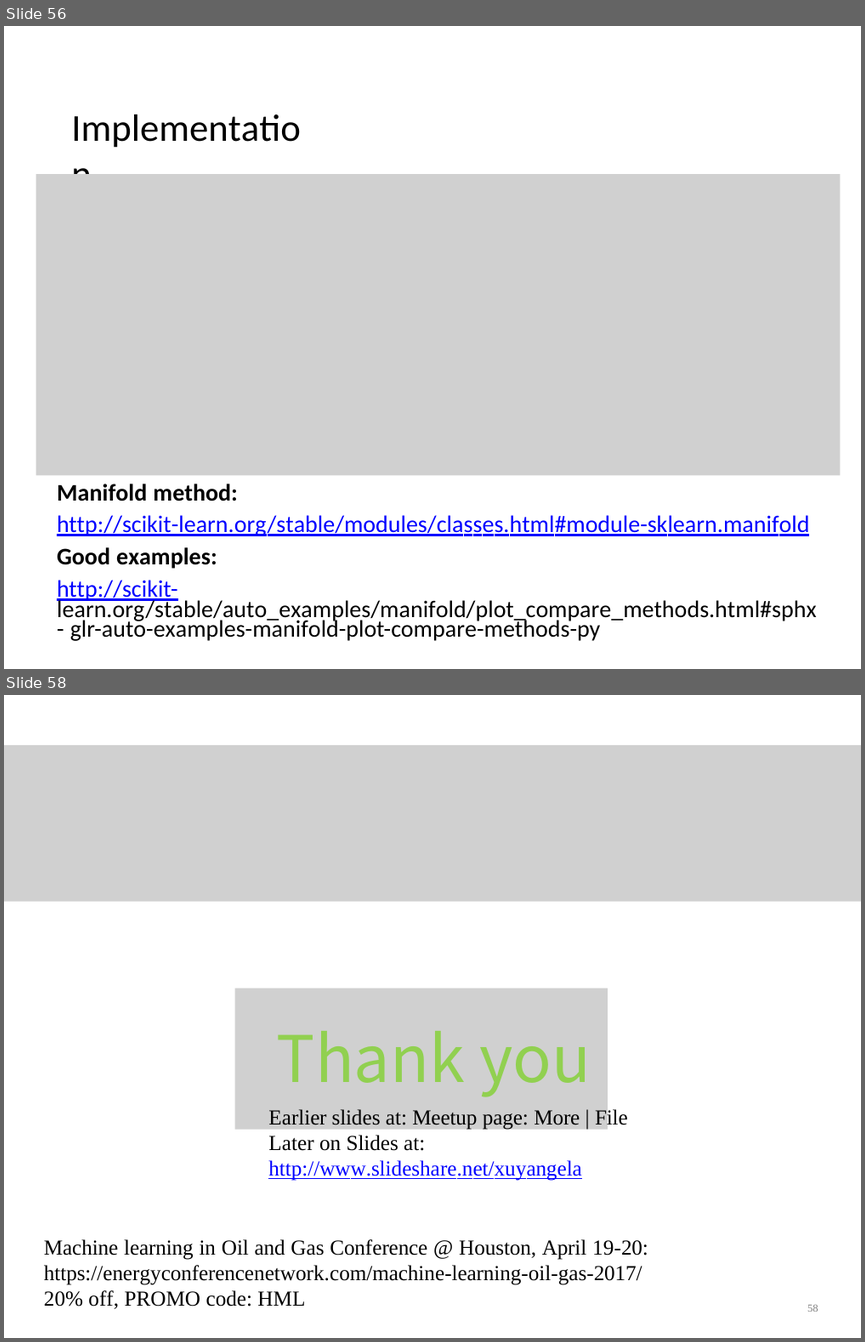
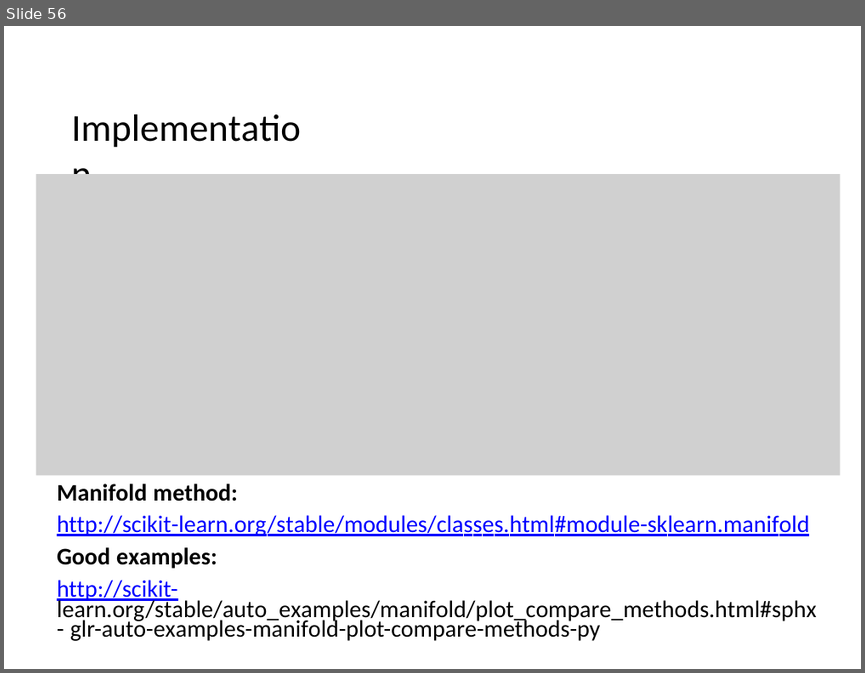
Before and after one commit to a-vodka/dv, a slide deck: dv-lec10-dimesion-reduction.pptx. Shown one above the other, each under a label of ours: slides 56 and 58 before the commit, slide 56 after it; the slides between them are not shown. The pictures are 865x1342 and 865x673 pixels, drawn with LibreOffice and Linux fonts; fonts in the diff are those of the drawing; grey boxes stand for pictures; background and template pictures are left out. Boxes give left, top, right and bottom in pixels: in the first picture for what was removed or moved away, otherwise in the second. Text is boxed around its words. In the diff, an @@ line names an element or a change of style, - is before the commit and + after.

```diff
--- a/dv-lec10-dimesion-reduction.pptx
+++ b/dv-lec10-dimesion-reduction.pptx
@@ slide 58 removed at (x1=4, y1=695, x2=861, y2=1338), background picture (left out) @@
@@ picture removed at (x1=4, y1=744, x2=861, y2=901) @@
@@ picture removed at (x1=234, y1=988, x2=608, y2=1129) @@
@@ text removed at (x1=268, y1=1031, x2=628, y2=1180) @@
-Thank you
-Earlier slides at: Meetup page: More | File Later on Slides at: http://www.slideshare.net/xuyangela
@@ text removed at (x1=44, y1=1239, x2=648, y2=1309) @@
-Machine learning in Oil and Gas Conference @ Houston, April 19-20: https://energyconferencenetwork.com/machine-learning-oil-gas-2017/ 20% off, PROMO code: HML
@@ page number removed at (x1=807, y1=1304, x2=818, y2=1311) @@
-58
```
Also in this commit, not shown: 1 other slide removed, 11 other files.
